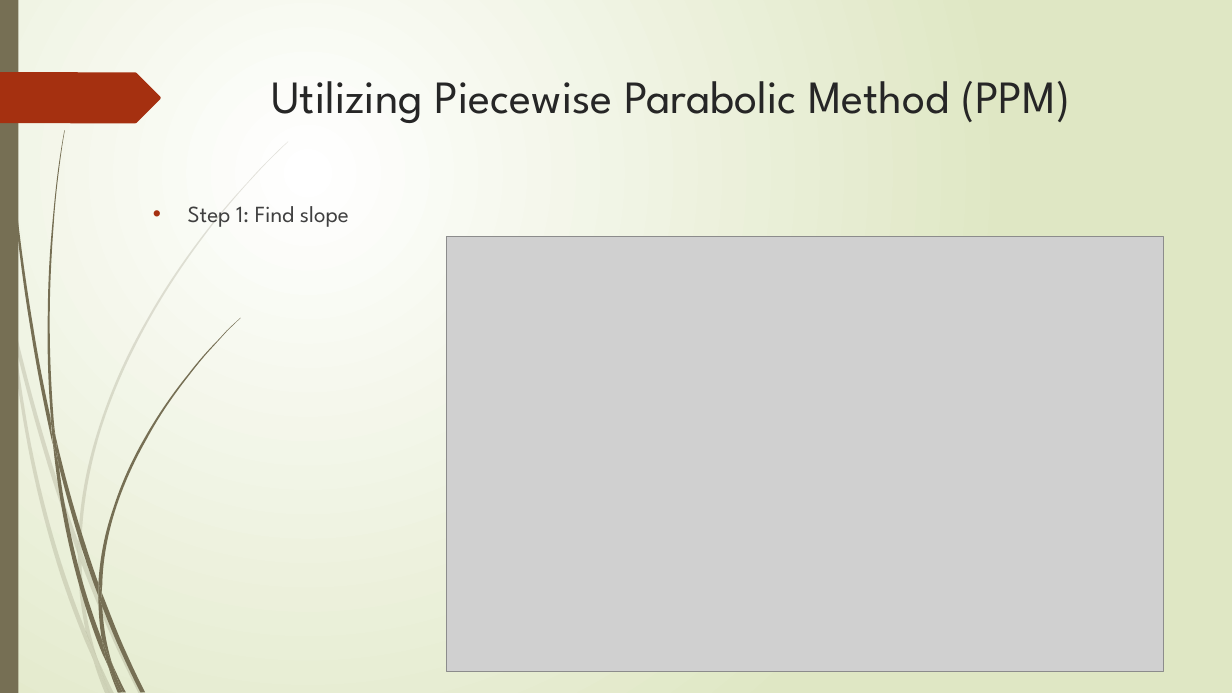
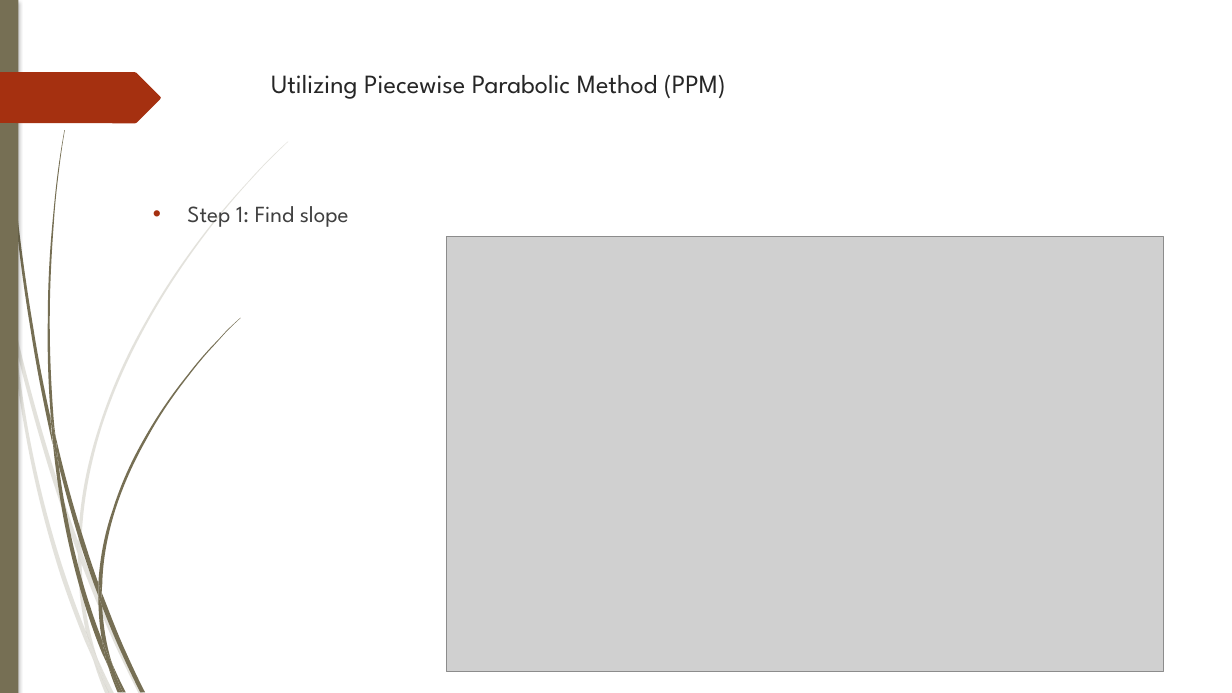
Before and after one commit to TsunSungKuo/ComputAstroPhys_GroupReport, a slide deck: slide 14 of ca_team_project.pptx. Drawn at 1232x693 pixels with LibreOffice and Linux fonts; fonts in the diff are those of the drawing; grey boxes stand for pictures. Boxes give left, top, right and bottom in pixels: in the first picture for what was removed or moved away, otherwise in the second. Text is boxed around its words. In the diff, an @@ line names an element or a change of style, - is before the commit and + after.

```diff
--- a/ca_team_project.pptx
+++ b/ca_team_project.pptx
@@ background gradient #FFFFFF to #DFE8C4 to #FFFFFF @@
@@ rectangle at [0,0,18,693]: shadow on @@
@@ outline redrawn in 13 elements at [13,319,79,554], [81,551,143,693], [10,323,93,660], [78,554,97,657], [79,141,288,551], [86,631,110,693], [3,0,53,445], [102,592,145,692], [47,130,65,436], [98,318,240,592], [98,596,112,665], [98,583,102,606], [0,72,161,123] @@
@@ text "Utilizing Piecewise Parabolic Method (PPM)" at [271,75,726,99]: size 36 to 20.5 pt @@
@@ text "Step 1: Find slope" at [187,206,349,227]: indent changed @@
```
Also in this commit, not shown: 33 other slides changed.
